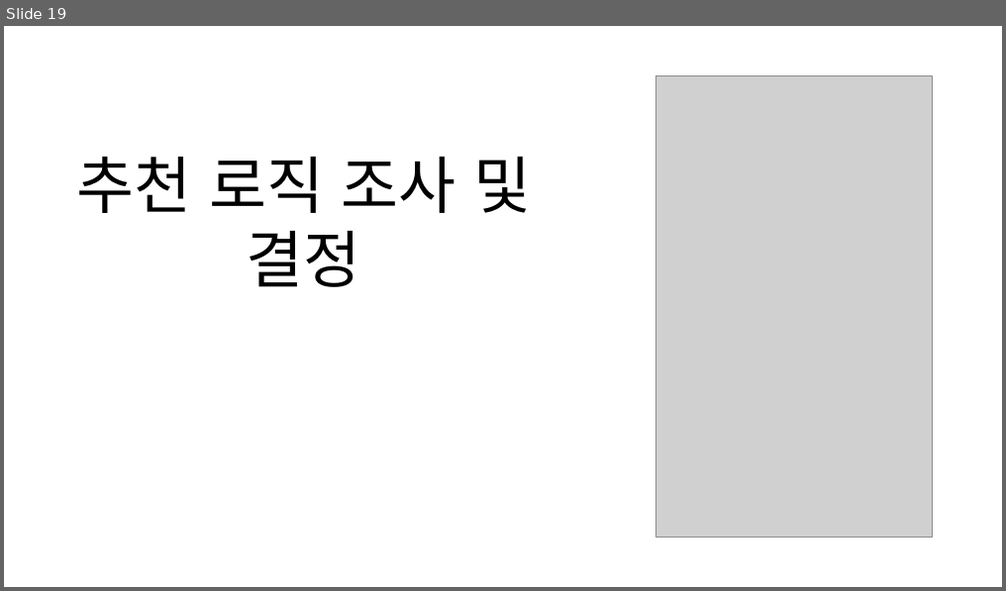
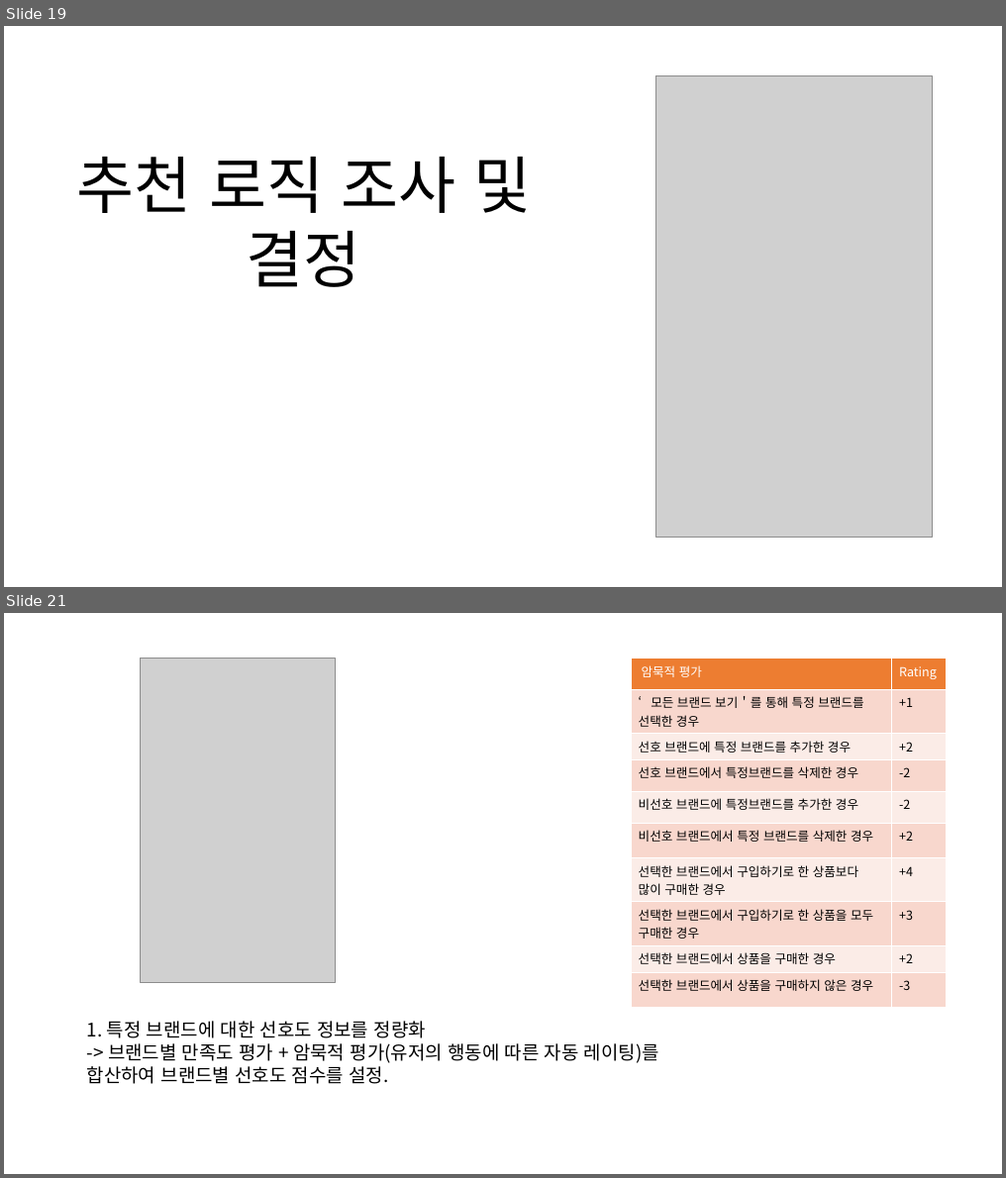
Before and after one commit to majung2/pumasi, a slide deck: 5조_SAD1.0.pptx. Shown one above the other, each under a label of ours: slide 19 before the commit, slides 19 and 21 after it; the slides between them are not shown. The pictures are 1006x591 and 1006x1178 pixels, drawn with LibreOffice and Linux fonts; fonts in the diff are those of the drawing; grey boxes stand for pictures. Boxes give left, top, right and bottom in pixels: in the first picture for what was removed or moved away, otherwise in the second. Text is boxed around its words. In the diff, an @@ line names an element or a change of style, - is before the commit and + after.

```diff
--- a/5조_SAD1.0.pptx
+++ b/5조_SAD1.0.pptx
@@ slide 21 added at [4, 613, 1002, 1174], background #FFFFFF @@
@@ picture added at [141, 658, 335, 982] @@
@@ table added at [631, 658, 945, 995], 10 rows, 2 columns @@
+암묵적 평가 | Rating
+‘모든 브랜드 보기＇를 통해 특정 브랜드를 선택한 경우 | +1
+선호 브랜드에 특정 브랜드를 추가한 경우 | +2
+선호 브랜드에서 특정브랜드를 삭제한 경우 | -2
+비선호 브랜드에 특정브랜드를 추가한 경우 | -2
+비선호 브랜드에서 특정 브랜드를 삭제한 경우 | +2
+선택한 브랜드에서 구입하기로 한 상품보다 많이 구매한 경우 | +4
+선택한 브랜드에서 구입하기로 한 상품을 모두 구매한 경우 | +3
+선택한 브랜드에서 상품을 구매한 경우 | +2
+선택한 브랜드에서 상품을 구매하지 않은 경우 | -3
@@ text added at [87, 1021, 659, 1084], 18 pt, text #000000 @@
+1. 특정 브랜드에 대한 선호도 정보를 정량화
+-> 브랜드별 만족도 평가 + 암묵적 평가(유저의 행동에 따른 자동 레이팅)를 합산하여 브랜드별 선호도 점수를 설정.
```
Also in this commit, not shown: 10 slides changed, 4 other slides added, 3 slides removed.
